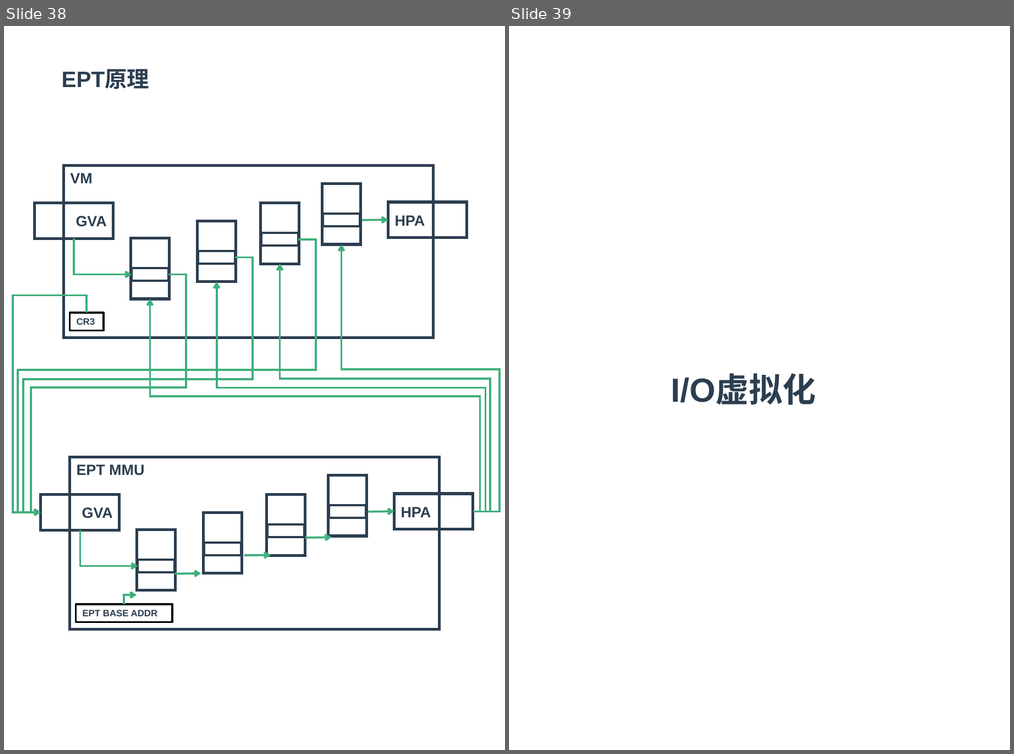
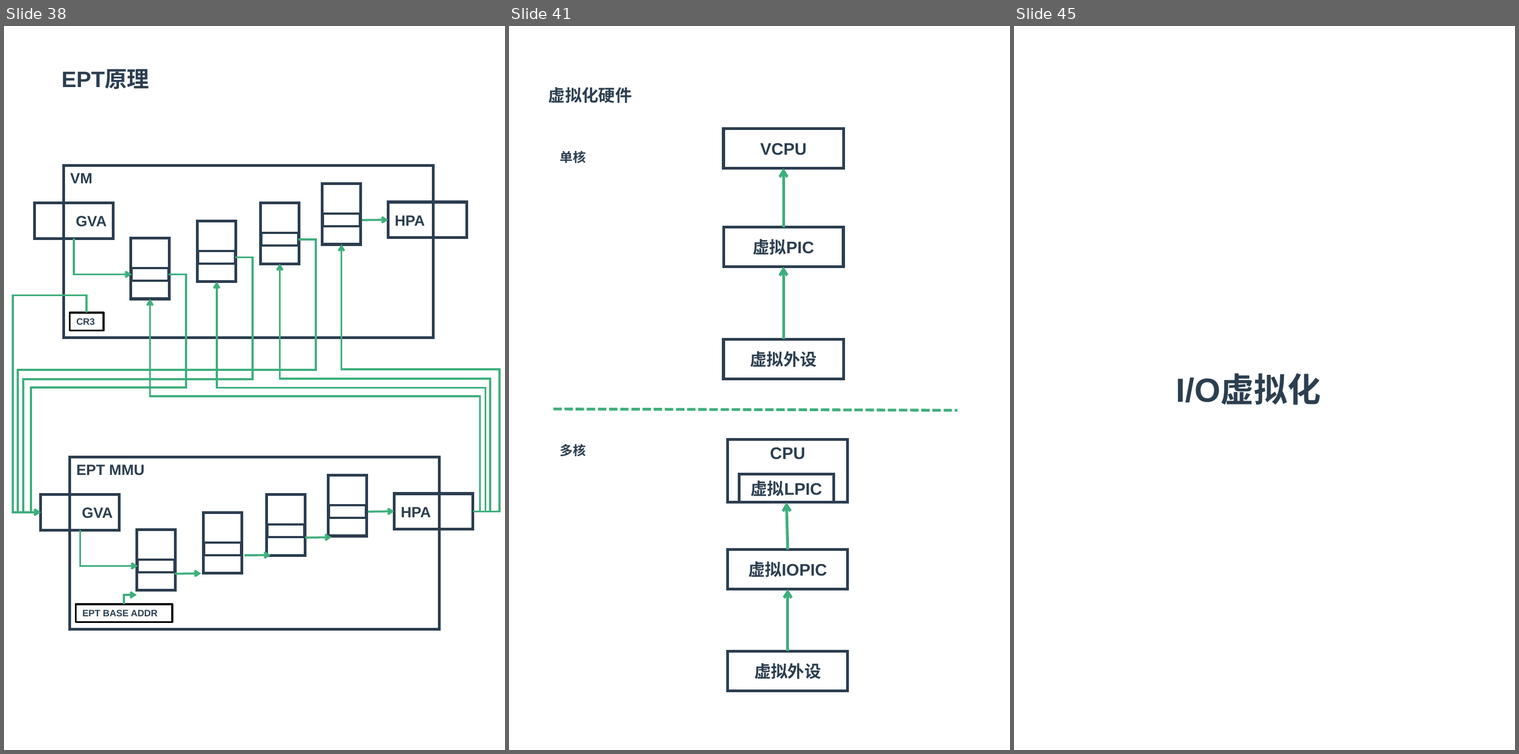
Before and after one commit to zaiqiang-dong/zaiqiang, a slide deck: picture/vitrualization/vitrualization.pptx. Shown side by side, each under a label of ours: slides 38 and 39 before the commit, slides 38, 41 and 45 after it; the slides between them are not shown. The pictures are 1014x754 and 1519x754 pixels, drawn with LibreOffice and Linux fonts; fonts in the diff are those of the drawing. Boxes give left, top, right and bottom in pixels: in the first picture for what was removed or moved away, otherwise in the second. Text is boxed around its words. In the diff, an @@ line names an element or a change of style, - is before the commit and + after.

```diff
--- a/picture/vitrualization/vitrualization.pptx
+++ b/picture/vitrualization/vitrualization.pptx
@@ slide 41 added at (x1=509, y1=26, x2=1010, y2=750), background #FFFFFF @@
@@ text added at (x1=549, y1=87, x2=632, y2=103), 18 pt, text #2C3E50, bold @@
+虚拟化硬件
@@ rectangle added at (x1=724, y1=129, x2=844, y2=168), outline #2C3E50 3 pt, 18 pt, text #2C3E50, bold @@
+VCPU
@@ text added at (x1=560, y1=151, x2=586, y2=163), 14 pt, text #2C3E50, bold @@
+单核
@@ arrow added from (783, 227) to (783, 168), #3EAF7C 3 pt @@
@@ rectangle added at (x1=724, y1=227, x2=843, y2=266), outline #2C3E50 3 pt, 18 pt, text #2C3E50, bold @@
+虚拟PIC
@@ arrow added from (783, 340) to (783, 266), #3EAF7C 3 pt @@
@@ rectangle added at (x1=724, y1=340, x2=844, y2=379), outline #2C3E50 3 pt, 18 pt, text #2C3E50, bold @@
+虚拟外设
@@ line added from (553, 409) to (957, 410), #3EAF7C 3 pt dashed @@
@@ text added at (x1=560, y1=444, x2=586, y2=456), 14 pt, text #2C3E50, bold @@
+多核
@@ rectangle added at (x1=727, y1=439, x2=848, y2=502), outline #2C3E50 3 pt, 18 pt, text #2C3E50, bold @@
+CPU
@@ rectangle added at (x1=739, y1=474, x2=833, y2=502), outline #2C3E50 3 pt, 18 pt, text #2C3E50, bold @@
+虚拟LPIC
@@ arrow added from (788, 549) to (786, 502), #3EAF7C 3 pt @@
@@ rectangle added at (x1=727, y1=549, x2=848, y2=589), outline #2C3E50 3 pt, 18 pt, text #2C3E50, bold @@
+虚拟IOPIC
@@ arrow added from (788, 651) to (788, 589), #3EAF7C 3 pt @@
@@ rectangle added at (x1=727, y1=651, x2=848, y2=690), outline #2C3E50 3 pt, 18 pt, text #2C3E50, bold @@
+虚拟外设
@@ what was slide 39 is now slide 45 @@
```
Also in this commit, not shown: 1 slide changed, 5 other slides added, 1 slide removed, 7 other files.
